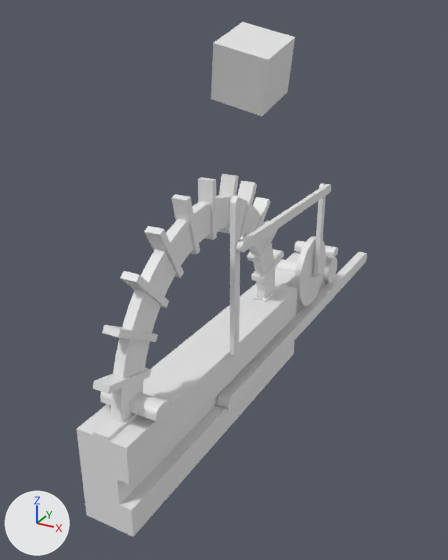
What one commit did to the glTF model scenes/articulated/gear.gltf.
Both versions are drawn from a 50 mm camera at (10.3, -21.0, 12.4) aimed at (-2.0, 1.3, 1.3). Every picture has the same lights, and +X, +Y and +Z are marked at lower left. The older version comes first. Where no turn or scale is listed for an object, it has been applied to the vertices.

In view in the first picture: 'Cube', 'Cube.002', 'Cube.005', 'bar.001', 'base', 'following_gear', 'pointer', 'rack' and 1 more.
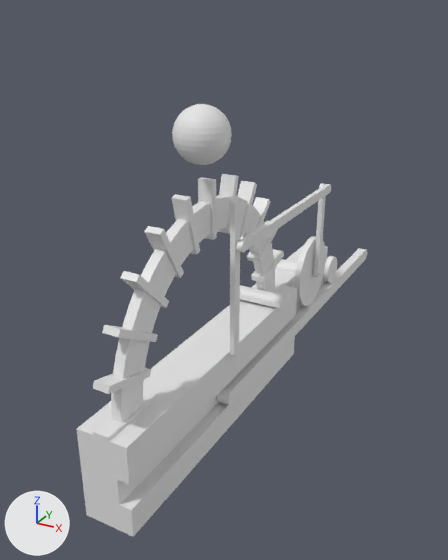
Patch to the scene script:
```diff
--- a/scenes/articulated/gear.gltf.py
+++ b/scenes/articulated/gear.gltf.py
@@ me_sphere @@
+me_sphere.from_pydata(...)  # a UV sphere (32 segments, 16 rings, poles along z) spanning x -1.0..1.0, y -1.0..1.0, z -1.0..1.0
@@ ob_cube @@
-ob_cube = bpy.data.objects.new('Cube', me_cube)
-ob_cube.location = (0.43, -1.03, 10.53)
@@ ob_rack @@
 ob_rack = bpy.data.objects.new('rack', me_cube_013)
-ob_rack.location = (0.07, 6.97, -2.38)
+ob_rack.location = (0.07, 6.97, -2.14)
 ob_rack.rotation_euler = (1.571, 0.0, 0.0)  # degrees (90, 0, 0)
@@ ob_cube_002 @@
-ob_cube_002 = bpy.data.objects.new('Cube.002', me_cube_001)
-ob_cube_002.location = (-0.56, 9.47, 0.32)
@@ ob_cube_005 @@
-ob_cube_005 = bpy.data.objects.new('Cube.005', me_cube_003)
-ob_cube_005.location = (-0.56, -7.22, 0.47)
@@ ob_sphere @@
+ob_sphere = bpy.data.objects.new('Sphere', me_sphere)
+ob_sphere.location = (-0.49, -2.88, 8.52)
@@ ob_cube_001 @@
+ob_cube_001 = bpy.data.objects.new('Cube.001', me_cube_001)
+ob_cube_001.location = (-0.52, 2.46, 0.42)
```

Changed parts and their boxes [x1, y1, x2, y2] in the pictures (448 x 560 px):
'Cube', deleted: before [211, 22, 295, 116]
'rack', moved: before [217, 252, 367, 410]; after [217, 248, 367, 405]
'Sphere', added: after [172, 104, 232, 165]
'Cube.005', deleted: before [100, 392, 169, 421]
'Cube.001', added: after [240, 285, 287, 308]
'Cube.002', deleted: before [294, 241, 338, 258]
